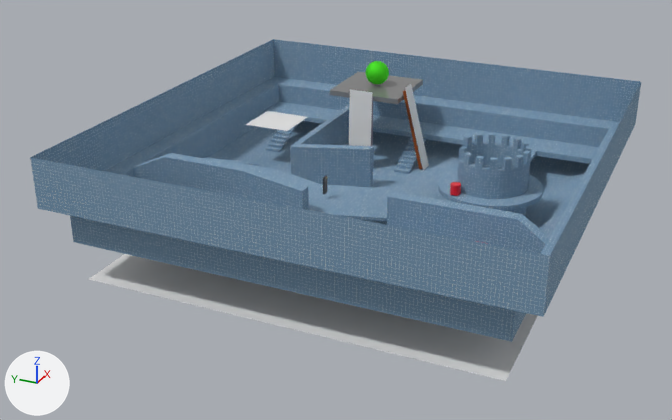
A saved change to the glTF model Snap World 2.glb.
Rendered twice from a 50 mm lens placed at (-59.3, -27.8, 28.1), pointed at (-0.3, -1.3, -1.5). Every picture has the same lights, and +X, +Y and +Z are marked at lower left. Where no turn or scale is listed for an object, it has been applied to the vertices.

Names of what the first picture shows: 'Cube.003', 'Cube.004', 'Plane', 'boundary', 'ladder', 'ladder.001'.
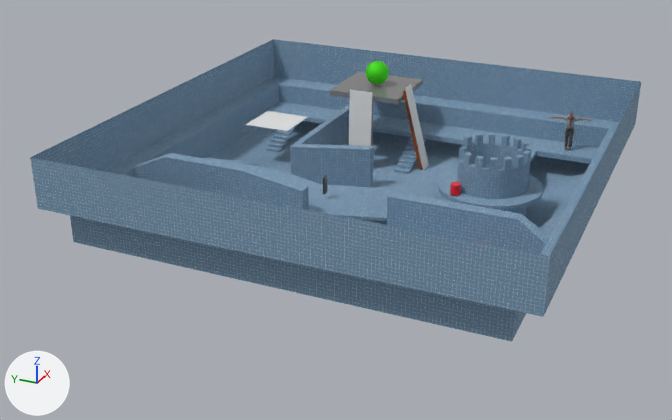
The change, as a diff of the scene's bpy script:
```diff
--- a/Snap World 2.glb.py
+++ b/Snap World 2.glb.py
@@ img_image_0 @@
+img_image_0 = load_image('Image_0', '_unpacked/Image_0', 1024, 1024, 'sRGB')
@@ mat_piel @@
+mat_piel = principled_material('piel')
+mat_piel.texture = img_image_0
+mat_piel.roughness = 0.6
@@ me_tops @@
+me_tops.from_pydata(...)  # 439 vertices, 874 faces; spans x -0.31..0.352, y -0.587..0.653, z 1.713..2.793
+me_tops.materials.append(mat_piel)  # picture img_image_0
@@ me_eyes @@
+me_eyes.from_pydata(...)  # 764 vertices, 1520 faces; spans x -0.206..-0.123, y -0.116..0.057, z 3.016..3.08
+me_eyes.materials.append(mat_piel)  # picture img_image_0
@@ me_bottoms @@
+me_bottoms.from_pydata(...)  # 500 vertices, 996 faces; spans x -0.29..0.26, y -0.36..0.35, z 0.08..1.9
+me_bottoms.materials.append(mat_piel)  # picture img_image_0
@@ me_body @@
+me_body.from_pydata(...)  # 21634 vertices, 42630 faces; spans x -0.39..0.48, y -1.72..1.76, z 0.0..3.26
+me_body.materials.append(mat_piel)  # picture img_image_0
@@ ob_boundary @@
-ob_boundary = bpy.data.objects.new('boundary', me_plane_003)
-ob_boundary.location = (1.76, -3.0, -3.92)
@@ ob_tops_0 @@
+ob_tops_0 = bpy.data.objects.new('Tops_0', me_tops)
+ob_tops_0.location = (15.33, -15.49, 0.39)
@@ ob_eyes_0 @@
+ob_eyes_0 = bpy.data.objects.new('Eyes_0', me_eyes)
+ob_eyes_0.location = (15.33, -15.49, 0.39)
@@ ob_bottoms_0 @@
+ob_bottoms_0 = bpy.data.objects.new('Bottoms_0', me_bottoms)
+ob_bottoms_0.location = (15.33, -15.49, 0.39)
@@ ob_body_0 @@
+ob_body_0 = bpy.data.objects.new('Body_0', me_body)
+ob_body_0.location = (15.33, -15.49, 0.39)
```

Changed parts and their boxes [x1, y1, x2, y2] in the pictures (672 x 420 px):
'boundary', deleted: before [89, 254, 537, 381]
'Bottoms_0', added: after [564, 129, 574, 147]
'Tops_0', added: after [564, 117, 579, 130]
'Body_0', added: after [549, 111, 592, 150]
